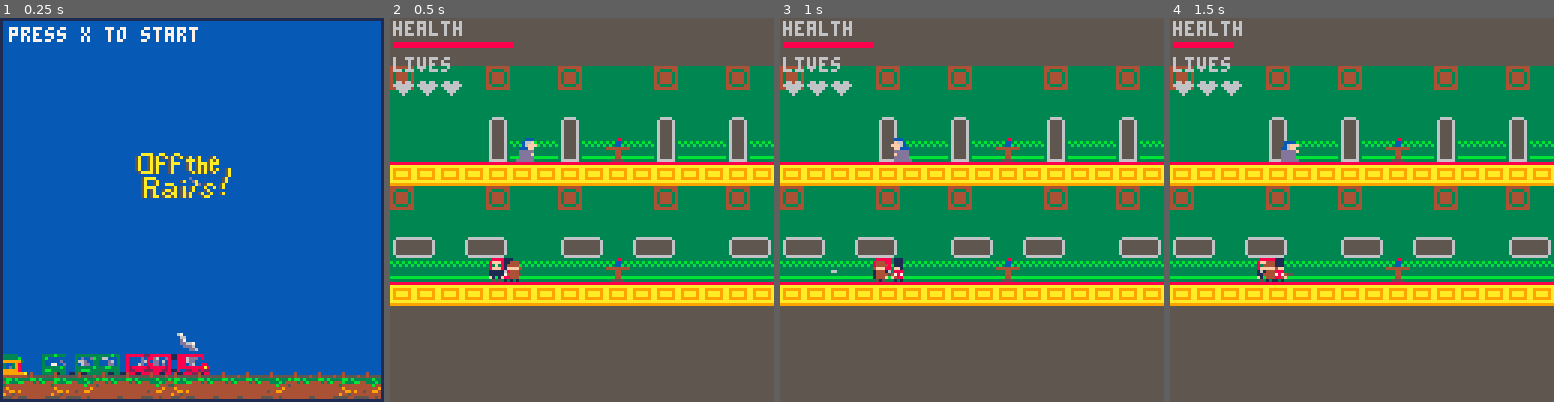
Above: before the commit, frames 1-4 (left to right).
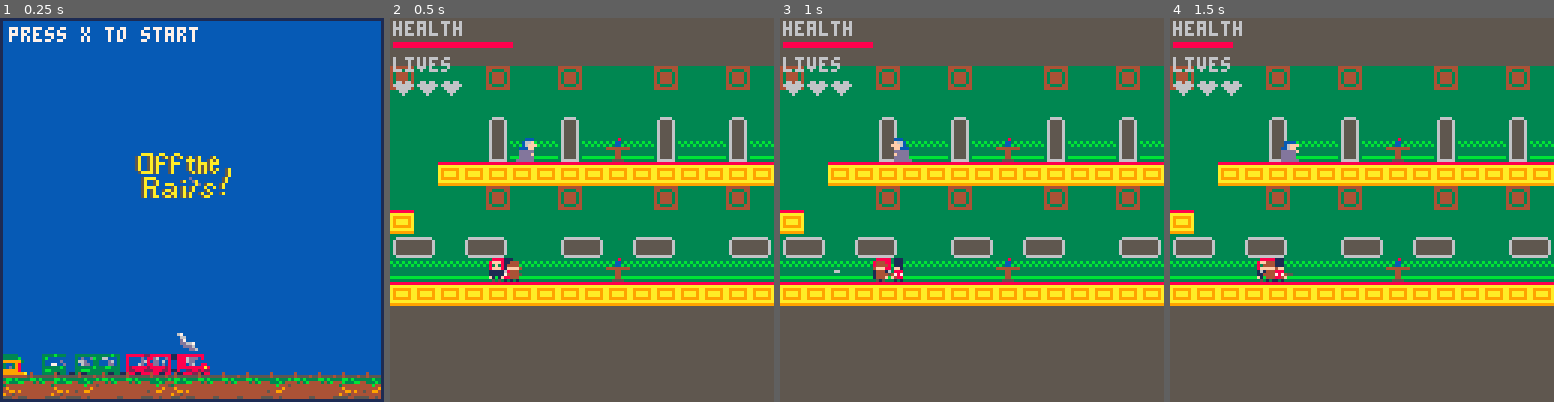
Above: after the commit, the same moments.

Repository: hggorel/Off-The-Rails
Game: PICO-8 cartridge offtherails.p8
Same seed, same stepped clock (60 frames per second), same inputs: the game is played once before the commit and once after it.
Inputs:
- Up to frame 1 (0.25 s): no input
- Up to frame 2 (0.5 s): tap X (X key) at 0.33 s
- Up to frame 3 (1 s): tap O (Z key) at 0.7 s
- Up to frame 4 (1.5 s): tap X (X key) at 1.07 s

Frame 1 is identical in both runs. In frame 2, 1.5% of the frame differs, in the area x 0-13%, y 37-57%; in frame 3, 1.5%, in the area x 0-16%, y 37-67%; in frame 4, 1.5%.

Commit message:
Button added on top level to force them to jump

Diff:
--- a/offtherails.p8
+++ b/offtherails.p8
@@ -373,6 +373,11 @@
  	if tile_character_on ==61 then
  		gamewin=true
  	end
+ 	if tile_character_on ==57 then
+ 		mset(player.x/8, player.y/8, 58)
+ 		mset(23, 7, 50)
+ 		mset(23, 8, 49)
+ 	end
  end
 
 	if btnp(4) and mode == 1 then
@@ -696,14 +701,14 @@
 a999999a36000000000000632282882200811822888222888228003333333333bbb3300002222222000440004344443449999994400009943600006300000000
 aaaaaaaa360000000000006388112288811008811888888118881133113333333113311005444445000440004433334449555594400009943600006300000000
 99999999336666666666663300110000011000011000000110000000110000000110000005500055005555004444444449555594400009943600006300000000
-0000000033333333333333330000000000000000cccccccc00000000000000000000000000000000000000000000000049999994400009943600006300000000
-000aa000b3b3b3b3333333330000000007700770cccccccc000d0000000000000000000000000000000000000000000045999994400005943600006300000000
-00a00a003b3b3b3b333333330000000077770000cccccccc00ddd000000000000000000000000000000000000000000045999994400005943600006300000000
-4544445433333333333333330000000000000000cccccccc0ddddd00000000000000000000000000000000000000000049999994400009943600006300000000
-4544445433333333333333330077700000000000ccccccccddddddd00dddd0000066000000000000000000000000000049999994400009943600006300000000
-4544445433333333333333330777777000000700ccccccccddddddddddddddd00000000000000000000000000000000049999994400009943600006300000000
-45444454bbbbbbbb333333337777777700077770ccccccccdddddddddddddddd0000000000000000000000000000000049999994400009943600006300000000
-4544445433333333333333330000000000000000ccccccccdddddddddddddddd0000000000000000000000000000000049999994400000943666666300000000
+0000000033333333333333330000000000000000cccccccc00000000000000000000000033333333333333333334433349999994400009943600006300000000
+000aa000b3b3b3b3333333330000000007700770cccccccc000d00000000000000000000b3b3b3b3b3b3b3b33334433345999994400005943600006300000000
+00a00a003b3b3b3b333333330000000077770000cccccccc00ddd00000000000000000003b3b3b3b3b3b3b3b3334433345999994400005943600006300000000
+4544445433333333333333330000000000000000cccccccc0ddddd00000000000000000033333333333333333334433349999994400009943600006300000000
+4544445433333333333333330077700000000000ccccccccddddddd00dddd0000006600033333333333333333336633349999994400009943600006300000000
+4544445433333333333333330777777000000700ccccccccddddddddddddddd00000000033333333333333333334433349999994400009943600006300000000
+45444454bbbbbbbb333333337777777700077770ccccccccdddddddddddddddd00000000bb8888bbbbbbbbbb3334433349999994400009943600006300000000
+4544445433333333333333330000000000000000ccccccccdddddddddddddddd0000000034444443344444433334433349999994400000943666666300000000
 000ccc0000000000001111100001111000000000000000000c0000000000000000000000000000000ca0000000c0000000000000000000000000000000000000
 00c66f0000cccc0001444110001111100660660007000000000000006070000067000000670000000cca7000000a000000000000000088888000000000000000
 00c6fff000c6fff001343111000c4cd0666666600000000000d7c00000c60000066000000660000000ca0000000c000000000000000088fff800000000000000
@@ -759,18 +764,18 @@
 00077000000000000000000000000000000000000000000000000000000000000000000000000000000000000000000000000000000000000000000000000000
 00700700000000000000000000000000000000000000000000000000000000000000000000000000000000000000000000000000000000000000000000000000
 __gff__
-0000000000000000000000000000000000000000000000000000000000000000010000000000000000000001020200000200000000000000000000000202000000000000000000000000000000000000000000000000000000000000000000000000000000000000000000000000000000000000000000000000000000000000
+0000000000000000000000000000000000000000000000000000000000000000010000000000000000000000020200000200000000000000000000010202000000000000000000000000000000000000000000000000000000000000000000000000000000000000000000000000000000000000000000000000000000000000
 0000000000000000000000000000000000000000000000000000000000000000000000000000000000000000000000000000000000000000000000000000000000000000000000000000000000000000000000000000000000000000000000000000000000000000000000000000000000000000000000000000000000000000
 __map__
 2b3232322b32322b3232322b32322b3232322b32322b3232322b2b323232322b000000000000000000000000000000000000000000000000000000000000000000000000000000000000000000000000000000000000000000000000000000000000000000000000000000000000000000000000000000000000000000000000
 323232323232323232323232323232323232323232323232323232323232322b000000000000000000000000000000000000000000000000000000000000000000000000000000000000000000000000000000000000000000000000000000000000000000000000000000000000000000000000000000000000000000000000
 323232322e32322e3232322e32322e3232322e32322e3232322e2e32322d322b000000000000000000000000000000000000000000000000000000000000000000000000000000000000000000000000000000000000000000000000000000000000000000000000000000000000000000000000000000000000000000000000
-323232323e31313e3131313e31313e3131313e31313e3131313e3e31313d312b000000000000000000000000000000000000000000000000000000000000000000000000000000000000000000000000000000000000000000000000000000000000000000000000000000000000000000000000000000000000000000000000
-202020202020202020202020202020202020202020202020202020202020202b000000000000000000000000000000000000000000000000000000000000000000000000000000000000000000000000000000000000000000000000000000000000000000000000000000000000000000000000000000000000000000000000
-2b3232322b32322b3232322b32322b3232322b32322b3232322b2b3232322b2b000000000000000000000000000000000000000000000000000000000000000000000000000000000000000000000000000000000000000000000000000000000000000000000000000000000000000000000000000000000000000000000000
-323232323232323232323232323232323232323232323232323232323232322b000000000000000000000000000000000000000000000000000000000000000000000000000000000000000000000000000000000000000000000000000000000000000000000000000000000000000000000000000000000000000000000000
-212232212232322122322122323221223221223232212232322122323221222b000000000000000000000000000000000000000000000000000000000000000000000000000000000000000000000000000000000000000000000000000000000000000000000000000000000000000000000000000000000000000000000000
-313131313131313131313131313131313131313131313131322c2c323131312b000000000000000000000000000000000000000000000000000000000000000000000000000000000000000000000000000000000000000000000000000000000000000000000000000000000000000000000000000000000000000000000000
+323232323e31313e3131313e31313e3131313e31313e3131313e3e31393d312b000000000000000000000000000000000000000000000000000000000000000000000000000000000000000000000000000000000000000000000000000000000000000000000000000000000000000000000000000000000000000000000000
+323220202020202020202020202020202020202020202020202020202020202b000000000000000000000000000000000000000000000000000000000000000000000000000000000000000000000000000000000000000000000000000000000000000000000000000000000000000000000000000000000000000000000000
+323232322b32322b3232322b32322b3232322b32322b3220322b2b3232322b2b000000000000000000000000000000000000000000000000000000000000000000000000000000000000000000000000000000000000000000000000000000000000000000000000000000000000000000000000000000000000000000000000
+203232323232323232323232323232323232323232323220323232323232322b000000000000000000000000000000000000000000000000000000000000000000000000000000000000000000000000000000000000000000000000000000000000000000000000000000000000000000000000000000000000000000000000
+21223221223232212232212232322122322122323221223b322122323221222b000000000000000000000000000000000000000000000000000000000000000000000000000000000000000000000000000000000000000000000000000000000000000000000000000000000000000000000000000000000000000000000000
+31313131313131313131313131313131313131313131313b322c2c323131312b000000000000000000000000000000000000000000000000000000000000000000000000000000000000000000000000000000000000000000000000000000000000000000000000000000000000000000000000000000000000000000000000
 202020202020202020202020202020202020202020202020313c3c3120202020000000000000000000000000000000000000000000000000000000000000000000000000000000000000000000000000000000000000000000000000000000000000000000000000000000000000000000000000000000000000000000000000
 0000000000000000000000000000000000000000000000202020202020000000000000000000000000000000000000000000000000000000000000000000000000000000000000000000000000000000000000000000000000000000000000000000000000000000000000000000000000000000000000000000000000000000
 0000000000000000000000000000000000000000000000000000000000000000000000000000000000000000000000000000000000000000000000000000000000000000000000000000000000000000000000000000000000000000000000000000000000000000000000000000000000000000000000000000000000000000
